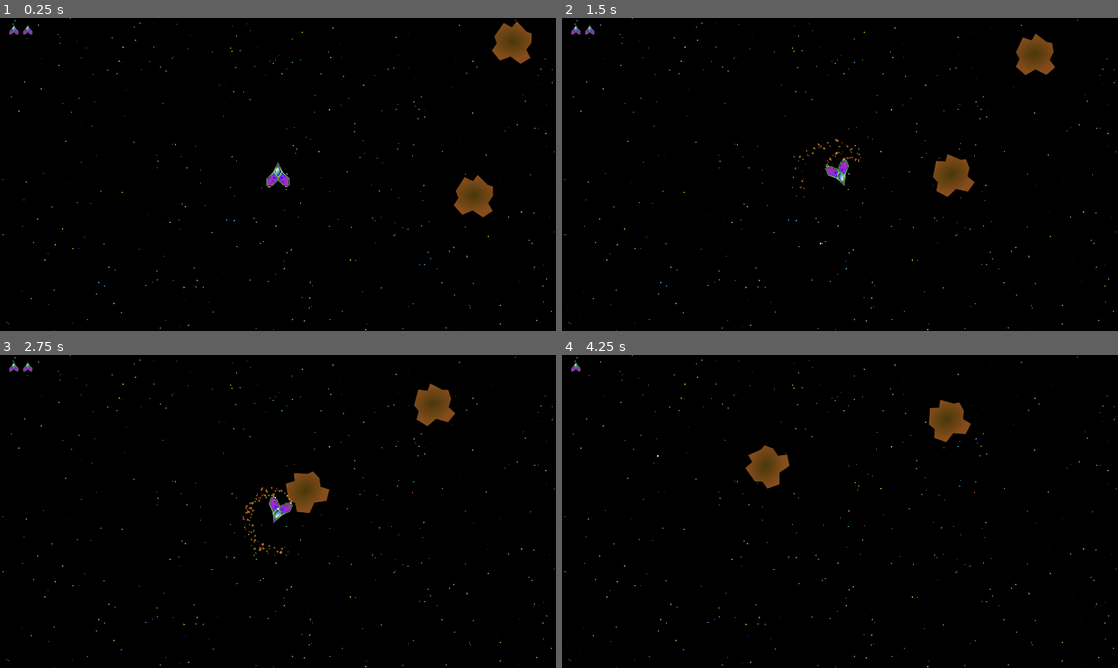
Above: before the commit, frames 1-4 (two rows, left to right).
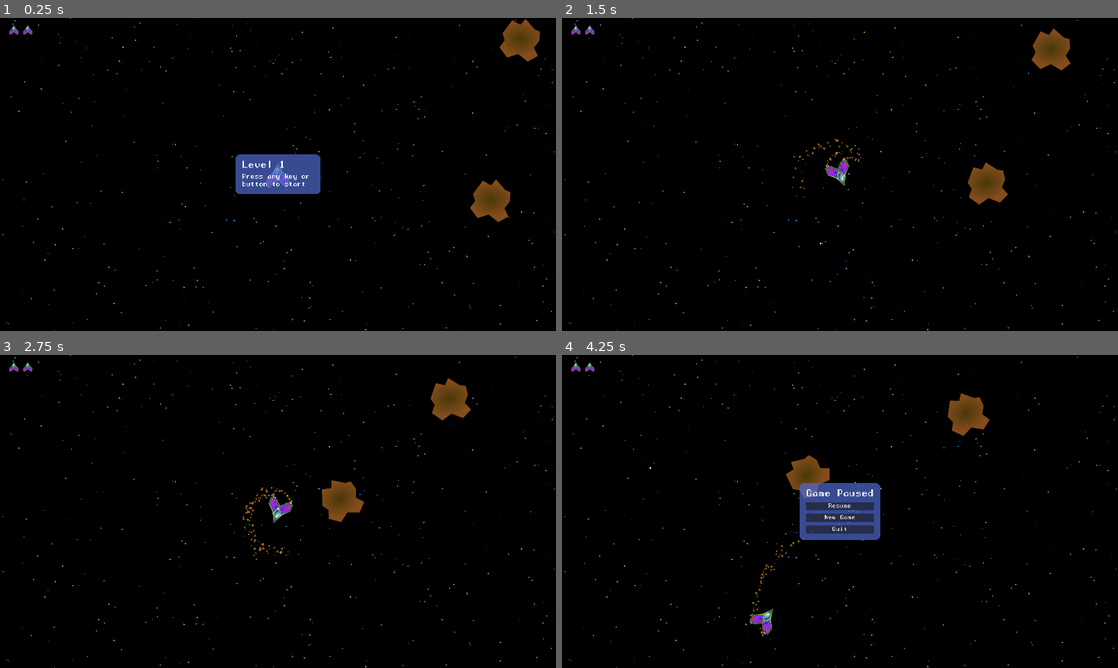
Above: after the commit, the same moments.

Repository: avrame/space-rocks-godot
Game: Godot game, scene res://Scenes/main.tscn
Same seed, same stepped clock (60 frames per second), same inputs: the game is played once before the commit and once after it.
Inputs:
- Up to frame 1 (0.25 s): no input
- Up to frame 2 (1.5 s): tap Enter at 0.5 s; hold Right (rotate-right) 0.53-1.28 s; hold Space (fire) 0.53-1.28 s; hold Left (rotate-left) from 1.28 s (still down); tap Space (fire) at 1.35 s
- Up to frame 3 (2.75 s): release Left (rotate-left) at 2.03 s; hold Right (rotate-right) from 2.03 s (still down); hold Space (fire) from 2.03 s (still down)
- Up to frame 4 (4.25 s): release Right (rotate-right) at 2.78 s; release Space (fire) at 2.78 s; hold Up (thrust) 2.78-3.53 s; tap Space (fire) at 2.85 s; hold Left (rotate-left) from 3.53 s (still down); hold Space (fire) from 3.53 s (still down); tap Escape (pause, bound only after the commit) at 4.15 s

The runs differ from the first frame. In frame 1, 3.1% of the frame differs, in the area x 42-98%, y 0-66%; in frame 2, 2.2%; in frame 3, 2.1%; in frame 4, 5.0%, in the area x 4-77%, y 2-90%.

Commit message:
Added level start popup and pause menu

Diff:
--- a/Scenes/asteroid-medium.tscn
+++ b/Scenes/asteroid-medium.tscn
@@ -1,7 +1,8 @@
-[gd_scene load_steps=3 format=3 uid="uid://bq6kxehw3q1k7"]
+[gd_scene load_steps=4 format=3 uid="uid://bq6kxehw3q1k7"]
 
 [ext_resource type="PackedScene" uid="uid://bcdeqofdqsjsl" path="res://Scenes/asteroid.tscn" id="1_5bkr6"]
-[ext_resource type="Texture2D" uid="uid://dhtwhfs4p4ahf" path="res://Textures/asteroid-medium.png" id="2_e67jw"]
+[ext_resource type="Texture2D" uid="uid://c8r5vv2poocjn" path="res://Textures/asteroid-medium.png" id="2_e67jw"]
+[ext_resource type="Material" uid="uid://bdtor4cq7tl2i" path="res://Scenes/medium-asteroid-explosion.tres" id="3_rbhj1"]
 
 [node name="Asteroid" instance=ExtResource("1_5bkr6")]
 size = 1
@@ -13,3 +14,7 @@
 position = Vector2(10.3412, -37.6875)
 scale = Vector2(1.15779, 1.14423)
 polygon = PackedVector2Array(10, 38, 21, 33, 22, 19, 4, 16, 0.569029, 0.60084, -16, 0, -24.4788, 16.3319, -38, 21, -39, 37, -28, 44, -26, 62, -7, 56, 2, 65, 13, 53)
+
+[node name="Explosion" parent="." index="2"]
+amount = 16
+process_material = ExtResource("3_rbhj1")
--- a/Scenes/asteroid-small.tscn
+++ b/Scenes/asteroid-small.tscn
@@ -13,3 +13,6 @@
 position = Vector2(3.33075, -10.0616)
 scale = Vector2(0.333029, 0.325342)
 polygon = PackedVector2Array(14.0206, 52.4421, 47.0507, 27.8526, 47.0507, 3.26316, 20.026, -5.95789, 11.0178, -27.4737, -25.0151, -24.4, -22.0123, 9.41053, -58.0452, 12.4842, -64.0507, 40.1474, -37.026, 49.3684, -34.0233, 80.1053, -3.99588, 70.8842, 11.0178, 86.2526, 20.026, 73.9579)
+
+[node name="Explosion" parent="." index="2"]
+amount = 8
--- a/Scenes/asteroid.tscn
+++ b/Scenes/asteroid.tscn
@@ -3,24 +3,8 @@
 [ext_resource type="Texture2D" uid="uid://bpx5n7qx6vdke" path="res://Textures/asteroid-large.png" id="1_fmagi"]
 [ext_resource type="Script" path="res://Scripts/asteroid.gd" id="2_snfe1"]
 [ext_resource type="Texture2D" uid="uid://bc81bnmvnps7x" path="res://Textures/explosion-part.png" id="3_d25qf"]
+[ext_resource type="Material" uid="uid://x51obq7f12jo" path="res://Scenes/large-asteroid-explosion.tres" id="3_xcpc3"]
 [ext_resource type="AudioStream" uid="uid://d321pmavxilib" path="res://Audio/ship-explodes.wav" id="4_fn25v"]
-
-[sub_resource type="ParticleProcessMaterial" id="ParticleProcessMaterial_be2nq"]
-particle_flag_disable_z = true
-emission_shape = 1
-emission_sphere_radius = 44.06
-direction = Vector3(1, 2.08165e-12, 2.08165e-12)
-spread = 180.0
-angular_velocity_min = -1.60933e-05
-angular_velocity_max = 558.17
-radial_velocity_min = -2.23517e-05
-radial_velocity_max = 197.25
-gravity = Vector3(2.08165e-12, 2.08165e-12, 2.08165e-12)
-linear_accel_min = 46.1
-linear_accel_max = 100.0
-radial_accel_min = 30.05
-radial_accel_max = 30.05
-scale_max = 3.0
 
 [node name="Asteroid" type="Node2D"]
 position = Vector2(0, 2)
@@ -37,8 +21,8 @@
 
 [node name="Explosion" type="GPUParticles2D" parent="."]
 emitting = false
-amount = 64
-process_material = SubResource("ParticleProcessMaterial_be2nq")
+amount = 32
+process_material = ExtResource("3_xcpc3")
 texture = ExtResource("3_d25qf")
 lifetime = 0.5
 one_shot = true
--- /dev/null
+++ b/Scenes/large-asteroid-explosion.tres
@@ -0,0 +1,18 @@
+[gd_resource type="ParticleProcessMaterial" format=3 uid="uid://x51obq7f12jo"]
+
+[resource]
+particle_flag_disable_z = true
+emission_shape = 1
+emission_sphere_radius = 44.06
+direction = Vector3(1, 2.08165e-12, 2.08165e-12)
+spread = 180.0
+angular_velocity_min = -1.60933e-05
+angular_velocity_max = 558.17
+radial_velocity_min = -2.23517e-05
+radial_velocity_max = 200.0
+gravity = Vector3(2.08165e-12, 2.08165e-12, 2.08165e-12)
+linear_accel_min = 46.1
+linear_accel_max = 100.0
+radial_accel_min = -2.23517e-06
+radial_accel_max = -2.23517e-06
+scale_max = 3.0
--- a/Scenes/main.tscn
+++ b/Scenes/main.tscn
@@ -1,18 +1,55 @@
-[gd_scene load_steps=5 format=3 uid="uid://drf60pjfuwn0c"]
+[gd_scene load_steps=7 format=3 uid="uid://drf60pjfuwn0c"]
 
 [ext_resource type="Script" path="res://Scripts/level_container.gd" id="1_pon6j"]
 [ext_resource type="Script" path="res://Scripts/lives.gd" id="4_2fs3s"]
 [ext_resource type="Script" path="res://Scripts/game_over.gd" id="4_drj5u"]
+[ext_resource type="Script" path="res://Scripts/level_start.gd" id="4_q7qxw"]
 [ext_resource type="Theme" uid="uid://ci72ymw8fi3b1" path="res://theme.tres" id="5_tr1yb"]
+[ext_resource type="Script" path="res://Scripts/pause_menu.gd" id="5_uqapp"]
 
 [node name="Main" type="Node2D"]
 
 [node name="LevelContainer" type="Node2D" parent="."]
 script = ExtResource("1_pon6j")
 
+[node name="NextLevelPause" type="Timer" parent="LevelContainer"]
+one_shot = true
+
 [node name="Lives" type="Node2D" parent="."]
 position = Vector2(48, 40)
 script = ExtResource("4_2fs3s")
+
+[node name="LevelStart" type="CenterContainer" parent="."]
+offset_right = 1920.0
+offset_bottom = 1080.0
+theme = ExtResource("5_tr1yb")
+script = ExtResource("4_q7qxw")
+
+[node name="PanelContainer" type="PanelContainer" parent="LevelStart"]
+layout_mode = 2
+theme = ExtResource("5_tr1yb")
+
+[node name="MarginContainer" type="MarginContainer" parent="LevelStart/PanelContainer"]
+layout_mode = 2
+theme = ExtResource("5_tr1yb")
+
+[node name="VBoxContainer" type="VBoxContainer" parent="LevelStart/PanelContainer/MarginContainer"]
+layout_mode = 2
+theme = ExtResource("5_tr1yb")
+
+[node name="Label" type="Label" parent="LevelStart/PanelContainer/MarginContainer/VBoxContainer"]
+layout_mode = 2
+theme = ExtResource("5_tr1yb")
+theme_type_variation = &"HeaderLarge"
+text = "Level"
+
+[node name="Label2" type="Label" parent="LevelStart/PanelContainer/MarginContainer/VBoxContainer"]
+custom_minimum_size = Vector2(250, 2.08165e-12)
+layout_mode = 2
+theme = ExtResource("5_tr1yb")
+theme_override_font_sizes/font_size = 22
+text = "Press any key or button to start"
+autowrap_mode = 3
 
 [node name="GameOver" type="CenterContainer" parent="."]
 visible = false
@@ -48,7 +85,50 @@
 theme = ExtResource("5_tr1yb")
 text = "Quit"
 
+[node name="PauseMenu" type="CenterContainer" parent="."]
+visible = false
+offset_right = 1920.0
+offset_bottom = 1080.0
+theme = ExtResource("5_tr1yb")
+script = ExtResource("5_uqapp")
+
+[node name="PanelContainer" type="PanelContainer" parent="PauseMenu"]
+layout_mode = 2
+theme = ExtResource("5_tr1yb")
+
+[node name="MarginContainer" type="MarginContainer" parent="PauseMenu/PanelContainer"]
+layout_mode = 2
+theme = ExtResource("5_tr1yb")
+
+[node name="VBoxContainer" type="VBoxContainer" parent="PauseMenu/PanelContainer/MarginContainer"]
+layout_mode = 2
+theme = ExtResource("5_tr1yb")
+
+[node name="Label" type="Label" parent="PauseMenu/PanelContainer/MarginContainer/VBoxContainer"]
+layout_mode = 2
+theme = ExtResource("5_tr1yb")
+text = "Game Paused"
+
+[node name="Resume" type="Button" parent="PauseMenu/PanelContainer/MarginContainer/VBoxContainer"]
+layout_mode = 2
+text = "Resume"
+
+[node name="NewGameButton" type="Button" parent="PauseMenu/PanelContainer/MarginContainer/VBoxContainer"]
+layout_mode = 2
+theme = ExtResource("5_tr1yb")
+text = "New Game"
+
+[node name="QuitButton" type="Button" parent="PauseMenu/PanelContainer/MarginContainer/VBoxContainer"]
+layout_mode = 2
+theme = ExtResource("5_tr1yb")
+text = "Quit"
+
 [connection signal="restart_game" from="LevelContainer" to="Lives" method="_on_level_container_restart_game"]
+[connection signal="timeout" from="LevelContainer/NextLevelPause" to="LevelContainer" method="_on_next_level_pause_timeout"]
 [connection signal="pressed" from="GameOver/PanelContainer/MarginContainer/VBoxContainer/NewGameButton" to="LevelContainer" method="_on_new_game_button_pressed"]
 [connection signal="pressed" from="GameOver/PanelContainer/MarginContainer/VBoxContainer/NewGameButton" to="GameOver" method="_on_new_game_button_pressed"]
 [connection signal="pressed" from="GameOver/PanelContainer/MarginContainer/VBoxContainer/QuitButton" to="GameOver" method="_on_quit_button_pressed"]
+[connection signal="pressed" from="PauseMenu/PanelContainer/MarginContainer/VBoxContainer/Resume" to="PauseMenu" method="_on_resume_pressed"]
+[connection signal="pressed" from="PauseMenu/PanelContainer/MarginContainer/VBoxContainer/NewGameButton" to="LevelContainer" method="_on_new_game_button_pressed"]
+[connection signal="pressed" from="PauseMenu/PanelContainer/MarginContainer/VBoxContainer/NewGameButton" to="PauseMenu" method="_on_new_game_button_pressed"]
+[connection signal="pressed" from="PauseMenu/PanelContainer/MarginContainer/VBoxContainer/QuitButton" to="PauseMenu" method="_on_quit_button_pressed"]
--- /dev/null
+++ b/Scenes/medium-asteroid-explosion.tres
@@ -0,0 +1,18 @@
+[gd_resource type="ParticleProcessMaterial" format=3 uid="uid://bdtor4cq7tl2i"]
+
+[resource]
+particle_flag_disable_z = true
+emission_shape = 1
+emission_sphere_radius = 44.06
+direction = Vector3(1, 2.08165e-12, 2.08165e-12)
+spread = 180.0
+angular_velocity_min = -1.60933e-05
+angular_velocity_max = 558.17
+radial_velocity_min = -2.23517e-05
+radial_velocity_max = 150.0
+gravity = Vector3(2.08165e-12, 2.08165e-12, 2.08165e-12)
+linear_accel_min = 46.1
+linear_accel_max = 100.0
+radial_accel_min = -2.23517e-06
+radial_accel_max = -2.23517e-06
+scale_max = 3.0
--- /dev/null
+++ b/Scenes/small-asteroid-explosion.tres
@@ -0,0 +1,18 @@
+[gd_resource type="ParticleProcessMaterial" format=3 uid="uid://vwu3irhj80a5"]
+
+[resource]
+particle_flag_disable_z = true
+emission_shape = 1
+emission_sphere_radius = 44.06
+direction = Vector3(1, 2.08165e-12, 2.08165e-12)
+spread = 180.0
+angular_velocity_min = -1.60933e-05
+angular_velocity_max = 400.0
+radial_velocity_min = -2.23517e-05
+radial_velocity_max = 100.0
+gravity = Vector3(2.08165e-12, 2.08165e-12, 2.08165e-12)
+linear_accel_min = -2.23517e-06
+linear_accel_max = -2.23517e-06
+radial_accel_min = -2.23517e-06
+radial_accel_max = -2.23517e-06
+scale_max = 3.0
--- a/Scenes/space_ship.tscn
+++ b/Scenes/space_ship.tscn
@@ -59,11 +59,16 @@
 stream = ExtResource("6_0twj2")
 volume_db = -10.0
 
+[node name="GunMarker" type="Marker2D" parent="."]
+position = Vector2(-4.1633e-12, -96)
+
+[node name="BulletTimer" type="Timer" parent="."]
+wait_time = 0.2
+one_shot = true
+
 [node name="RespawnTimer" type="Timer" parent="."]
 one_shot = true
 
-[node name="GunMarker" type="Marker2D" parent="."]
-position = Vector2(-4.1633e-12, -96)
-
 [connection signal="finished" from="Explosion" to="." method="_on_explosion_finished"]
+[connection signal="timeout" from="BulletTimer" to="." method="_on_bullet_timer_timeout"]
 [connection signal="timeout" from="RespawnTimer" to="." method="_on_respawn_timer_timeout"]
--- a/Scripts/level_container.gd
+++ b/Scripts/level_container.gd
@@ -1,5 +1,6 @@
 extends Node2D
 
+@onready var LevelStart = get_node("/root/Main/LevelStart")
 var level1 = preload("res://Scenes/level1.tscn")
 var level2 = preload("res://Scenes/level2.tscn")
 var level3 = preload("res://Scenes/level3.tscn")
@@ -21,12 +22,16 @@
 	add_child(level)
 
 func load_next_level():
-	remove_child(get_child(0))
+	$NextLevelPause.start()
+
+func _on_next_level_pause_timeout() -> void:
+	remove_child($Level)
 	current_level += 1
 	load_current_level()
+	LevelStart.open()
 
 func _on_new_game_button_pressed() -> void:
 	current_level = 1
-	remove_child(get_child(0))
+	remove_child($Level )
 	load_current_level()
 	restart_game.emit()
--- /dev/null
+++ b/Scripts/level_start.gd
@@ -0,0 +1,19 @@
+extends CenterContainer
+
+@onready var LevelContainer = get_node("/root/Main/LevelContainer")
+
+# Called when the node enters the scene tree for the first time.
+func _ready() -> void:
+	process_mode = Node.PROCESS_MODE_WHEN_PAUSED
+	open()
+
+
+func _unhandled_key_input(event: InputEvent) -> void:
+	if visible:
+		visible = false
+		get_tree().paused = false
+
+func open() -> void:
+	get_tree().paused = true
+	visible = true
+	$PanelContainer/MarginContainer/VBoxContainer/Label.text = "Level " + str(LevelContainer.current_level)
--- /dev/null
+++ b/Scripts/pause_menu.gd
@@ -0,0 +1,32 @@
+extends CenterContainer
+
+# Called when the node enters the scene tree for the first time.
+func _ready() -> void:
+	process_mode = Node.PROCESS_MODE_ALWAYS
+
+func _unhandled_key_input(event: InputEvent) -> void:
+	if event.is_action_pressed("pause"):
+		if get_tree().paused:
+			get_tree().paused = false
+			visible = false
+		else:
+			get_tree().paused = true
+			visible = true
+
+# Called every frame. 'delta' is the elapsed time since the previous frame.
+func _process(delta: float) -> void:
+	pass
+
+
+func _on_quit_button_pressed() -> void:
+	get_tree().quit()
+
+
+func _on_new_game_button_pressed() -> void:
+	visible = false
+	get_tree().paused = false
+
+
+func _on_resume_pressed() -> void:
+	visible = false
+	get_tree().paused = false
--- a/Scripts/space_ship.gd
+++ b/Scripts/space_ship.gd
@@ -11,6 +11,7 @@
 var sprite_width
 var sprite_height
 var exploding = false
+var prevent_firing = false
 
 @onready var global = get_node("/root/Global")
 @onready var screen_size = get_viewport_rect().size
@@ -61,11 +62,13 @@
 			explode()
 
 func _unhandled_key_input(event: InputEvent) -> void:
-	if event.is_action_pressed("fire"):
+	if not prevent_firing and event.is_action_pressed("fire"):
+		prevent_firing = true
 		$PewPewSound.play()
 		var bullet = bullet_scene.instantiate()
 		bullet.transform = $GunMarker.global_transform
 		owner.add_child(bullet)
+		$BulletTimer.start()
 
 func explode():
 	exploding = true
@@ -99,3 +102,6 @@
 		if position.distance_to(asteroid.position) < MIN_DISTANCE_FROM_ASTEROID:
 			return true
 	return false
+
+func _on_bullet_timer_timeout() -> void:
+	prevent_firing = false
--- a/project.godot
+++ b/project.godot
@@ -52,6 +52,11 @@
 "events": [Object(InputEventKey,"resource_local_to_scene":false,"resource_name":"","device":0,"window_id":0,"alt_presse …(189 unchanged characters)…
 ]
 }
+pause={
+"deadzone": 0.5,
+"events": [Object(InputEventKey,"resource_local_to_scene":false,"resource_name":"","device":0,"window_id":0,"alt_pressed":false,"shift_pressed":false,"ctrl_pressed":false,"meta_pressed":false,"pressed":false,"keycode":0,"physical_keycode":4194305,"key_label":0,"unicode":0,"location":0,"echo":false,"script":null)
+]
+}
 
 [rendering]
 
Not shown, changed: Textures/asteroid-medium.png.import
Binary file removed: asteroid-medium.png
Not shown, removed: asteroid-medium.png.import
